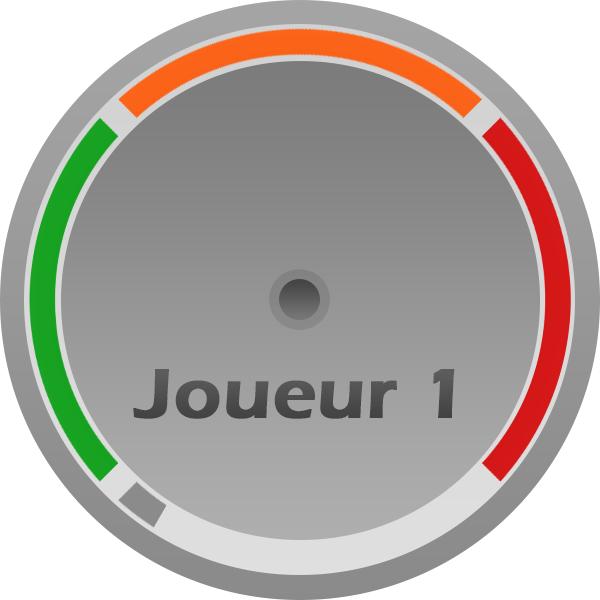
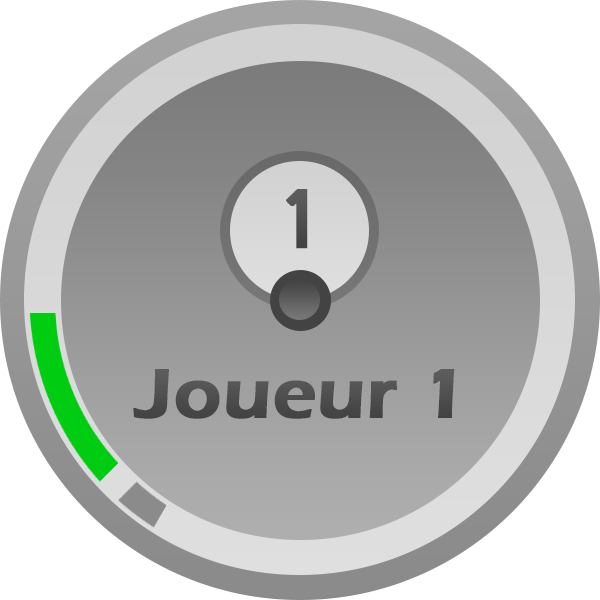
Before/after of a 600×600 layered artwork. What changed in the layer stack:
added group "Speed Gauge" with 7 layers above "Text" over [29, 28, 571, 510]
renamed "Layer 4" to "5", hid it, moved it into group "Speed Gauge", painted on it over [482, 117, 572, 482]
renamed "Layer 1 copy 2" to "3", hid it, moved it into group "Speed Gauge", painted on it over [118, 28, 482, 119]
renamed "Layer 3" to "1", moved it into group "Speed Gauge", painted on it over [29, 117, 131, 510]
added group "Text" with 9 layers above "Elipses" over [220, 187, 379, 331]
added layer "1" (2nd of 2, in "Text") in group "Text" over [286, 189, 308, 249]
added group "Elipses" with 6 layers above "Backlog" over [29, 28, 572, 510]
moved "Ellipse 1 copy 3" into group "Elipses" over [279, 279, 320, 320]
added layer "Ellipse 1 copy 5" in group "Elipses" over [270, 270, 331, 331]
added layer "Ellipse 1 copy 4" in group "Elipses" over [230, 161, 369, 300]
moved "Ellipse 1 copy 2" into group "Elipses" over [61, 61, 540, 510]
moved "Ellipse 1 copy" into group "Elipses" over [29, 28, 572, 510]
moved "Ellipse 1" into group "Elipses" over [29, 28, 572, 510]
added group "Backlog" with 2 layers over [29, 28, 572, 510]
